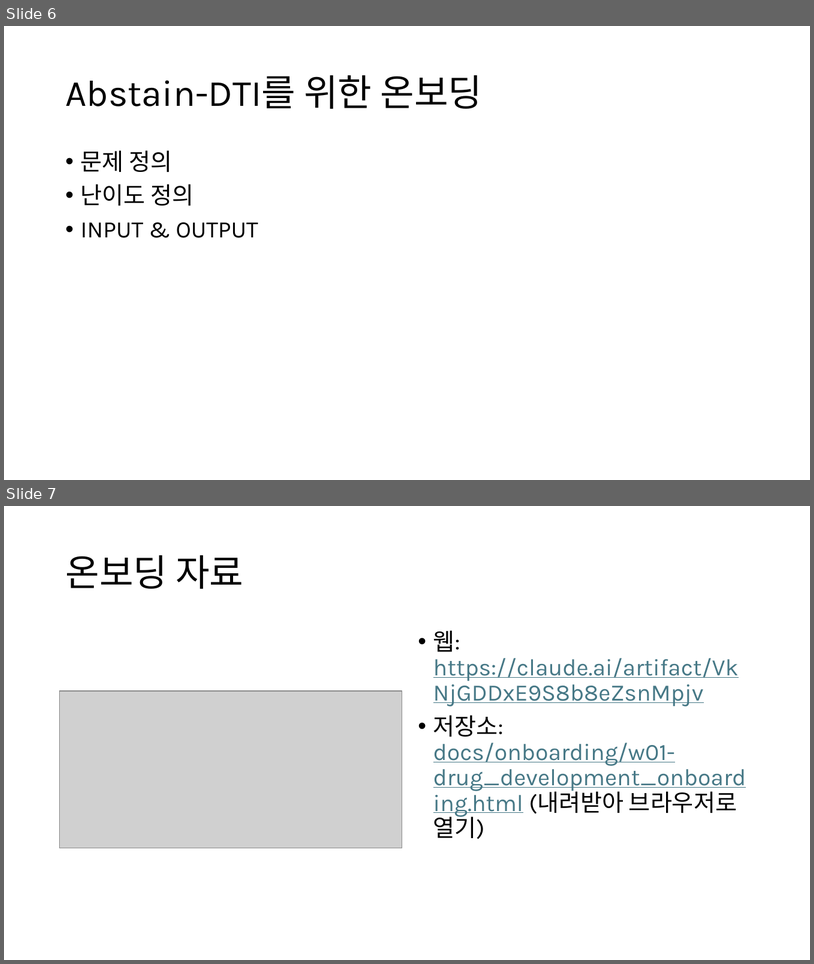
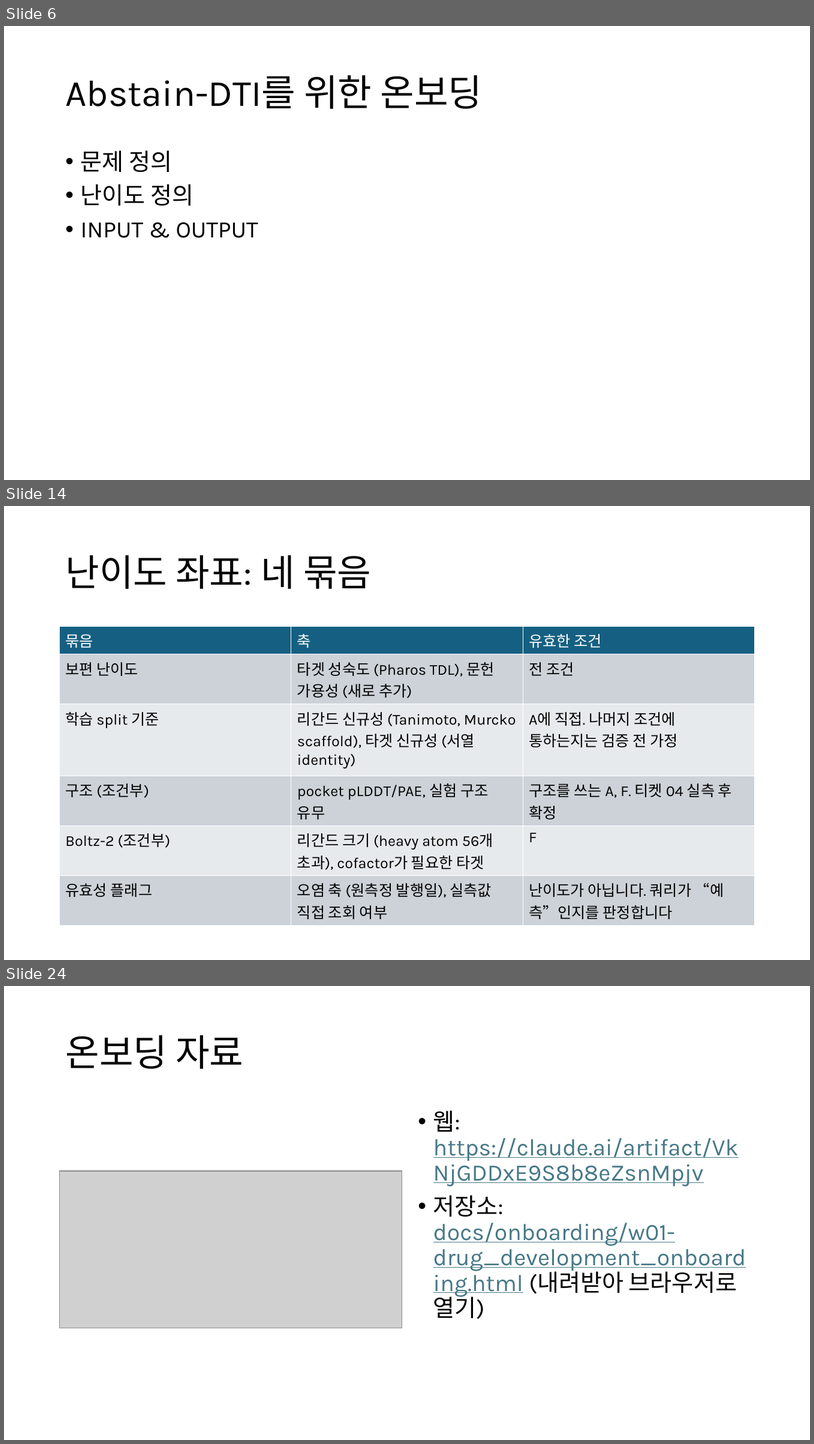
Before and after one commit to Pseudo-Lab/abstain-dti, a slide deck: docs/weekly/w01/w01.pptx. Shown one above the other, each under a label of ours: slides 6 and 7 before the commit, slides 6, 14 and 24 after it; the slides between them are not shown. The pictures are 814x964 and 814x1444 pixels, drawn with LibreOffice and Linux fonts; fonts in the diff are those of the drawing; grey boxes stand for pictures. Boxes give left, top, right and bottom in pixels: in the first picture for what was removed or moved away, otherwise in the second. Text is boxed around its words. In the diff, an @@ line names an element or a change of style, - is before the commit and + after.

```diff
--- a/docs/weekly/w01/w01.pptx
+++ b/docs/weekly/w01/w01.pptx
@@ slide 14 added at (x1=4, y1=506, x2=810, y2=960), background #FFFFFF @@
@@ title added at (x1=65, y1=555, x2=371, y2=589), 44 pt, text #000000 @@
+난이도 좌표: 네 묶음
@@ table added at (x1=60, y1=627, x2=755, y2=921), 6 rows, 3 columns @@
+묶음 | 축 | 유효한 조건
+보편 난이도 | 타겟 성숙도 (Pharos TDL), 문헌 가용성 (새로 추가) | 전 조건
+학습 split 기준 | 리간드 신규성 (Tanimoto, Murcko scaffold), 타겟 신규성 (서열 identity) | A에 직접. 나머지 조건에 통하는지는 검증 전 가정
+구조 (조건부) | pocket pLDDT/PAE, 실험 구조 유무 | 구조를 쓰는 A, F. 티켓 04 실측 후 확정
+Boltz-2 (조건부) | 리간드 크기 (heavy atom 56개 초과), cofactor가 필요한 타겟 | F
+유효성 플래그 | 오염 축 (원측정 발행일), 실측값 직접 조회 여부 | 난이도가 아닙니다. 쿼리가 “예측”인지를 판정합니다
@@ what was slide 7 is now slide 24 @@
```
Also in this commit, not shown: 16 other slides added, 6 other files.
